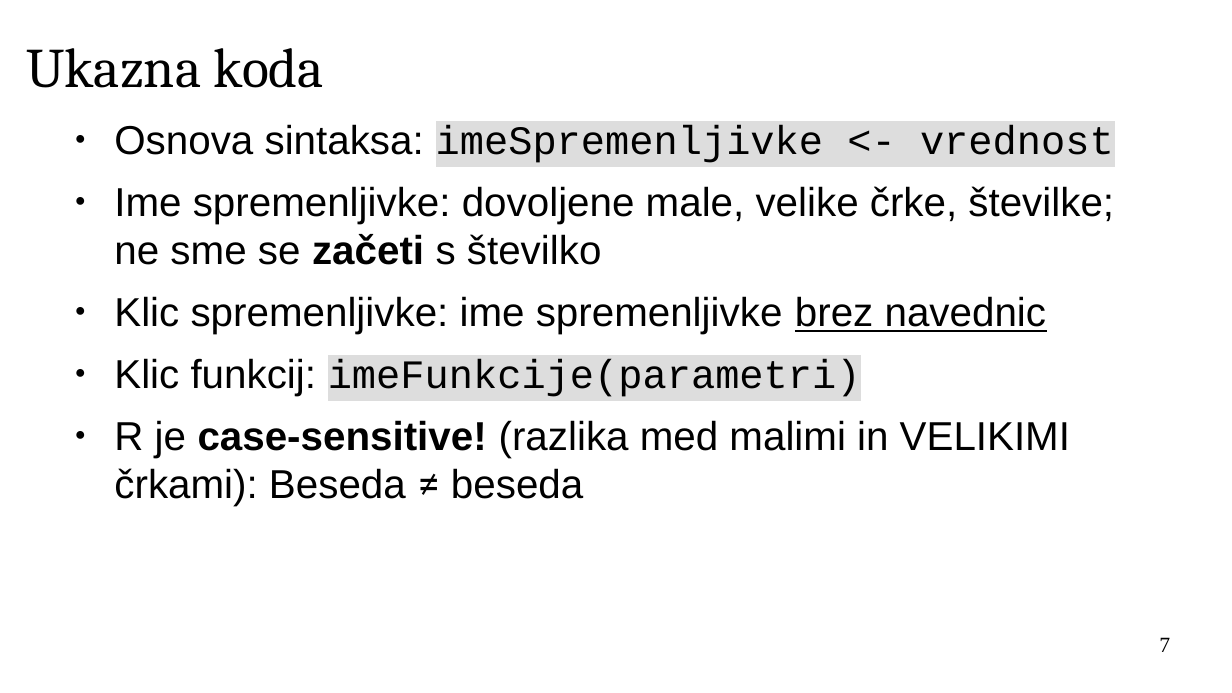
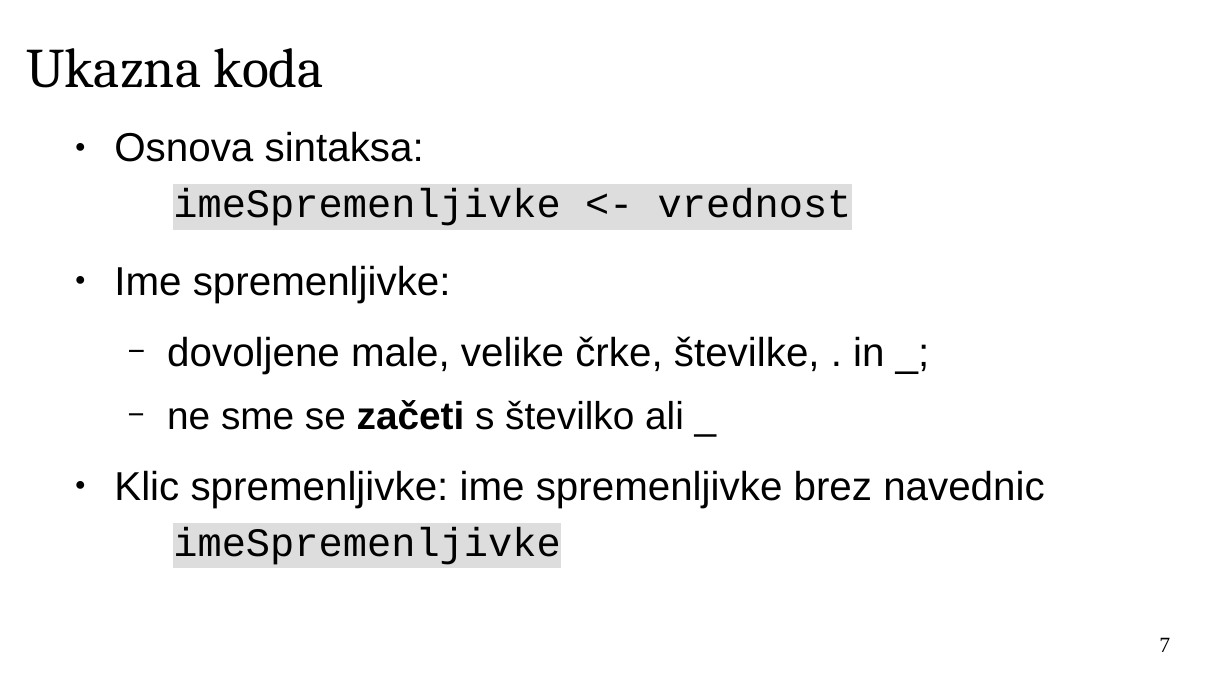
Before and after one commit to janaobsteter/R_tecaj, a slide deck: slide 7 of IT_Rtecaj.odp. Drawn at 1232x693 pixels with LibreOffice and Linux fonts; fonts in the diff are those of the drawing; background and template pictures are left out. Boxes give left, top, right and bottom in pixels: in the first picture for what was removed or moved away, otherwise in the second. Text is boxed around its words. In the diff, an @@ line names an element or a change of style, - is before the commit and + after.

```diff
--- a/IT_Rtecaj.odp
+++ b/IT_Rtecaj.odp
@@ text at bbox=[114, 131, 852, 226]: line spacing 1 to 1.15; more space between paragraphs @@
@@ text at bbox=[114, 265, 1044, 565]: text changed @@
-● Ime spremenljivke: dovoljene male, velike črke, številke; ne sme se začeti s številko
-● Klic spremenljivke: ime spremenljivke brez navednic
-● Klic funkcij: imeFunkcije(parametri)
-● R je case-sensitive! (razlika med malimi in VELIKIMI črkami): Beseda ≠ beseda
+● Ime spremenljivke:
+  − dovoljene male, velike črke, številke, . in _;
+  − ne sme se začeti s številko ali _
+● Klic spremenljivke: ime spremenljivke brez navednic
+  imeSpremenljivke
```
Also in this commit, not shown: 11 other slides changed, 10 slides added, 1 other file.
